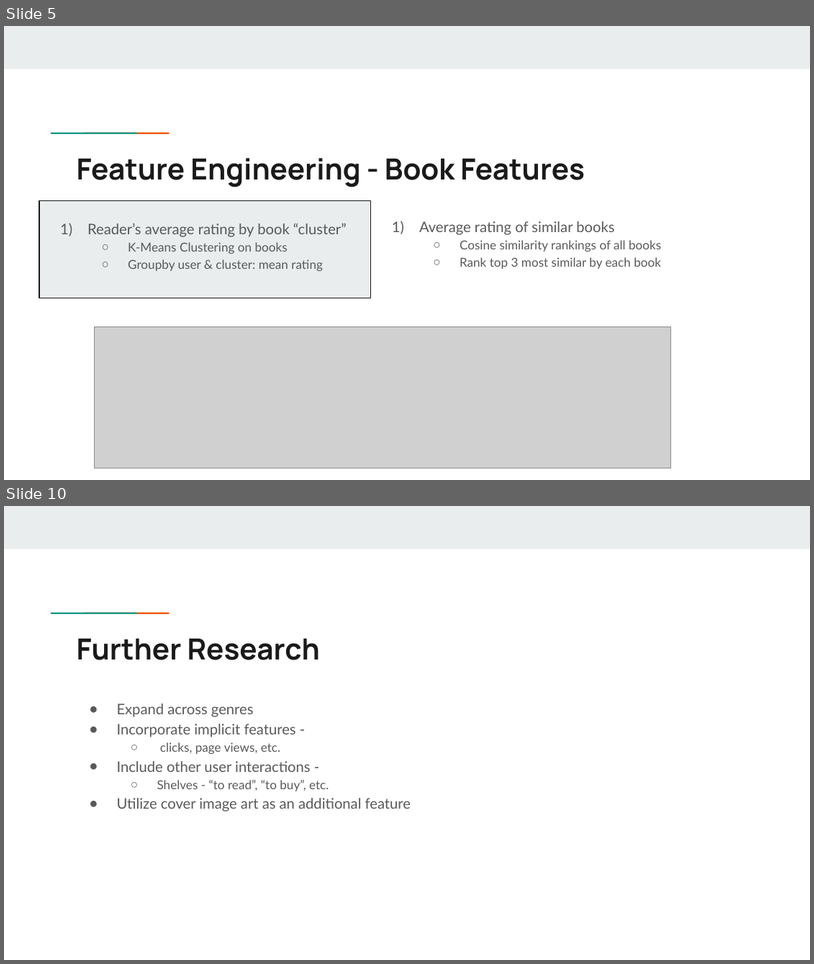
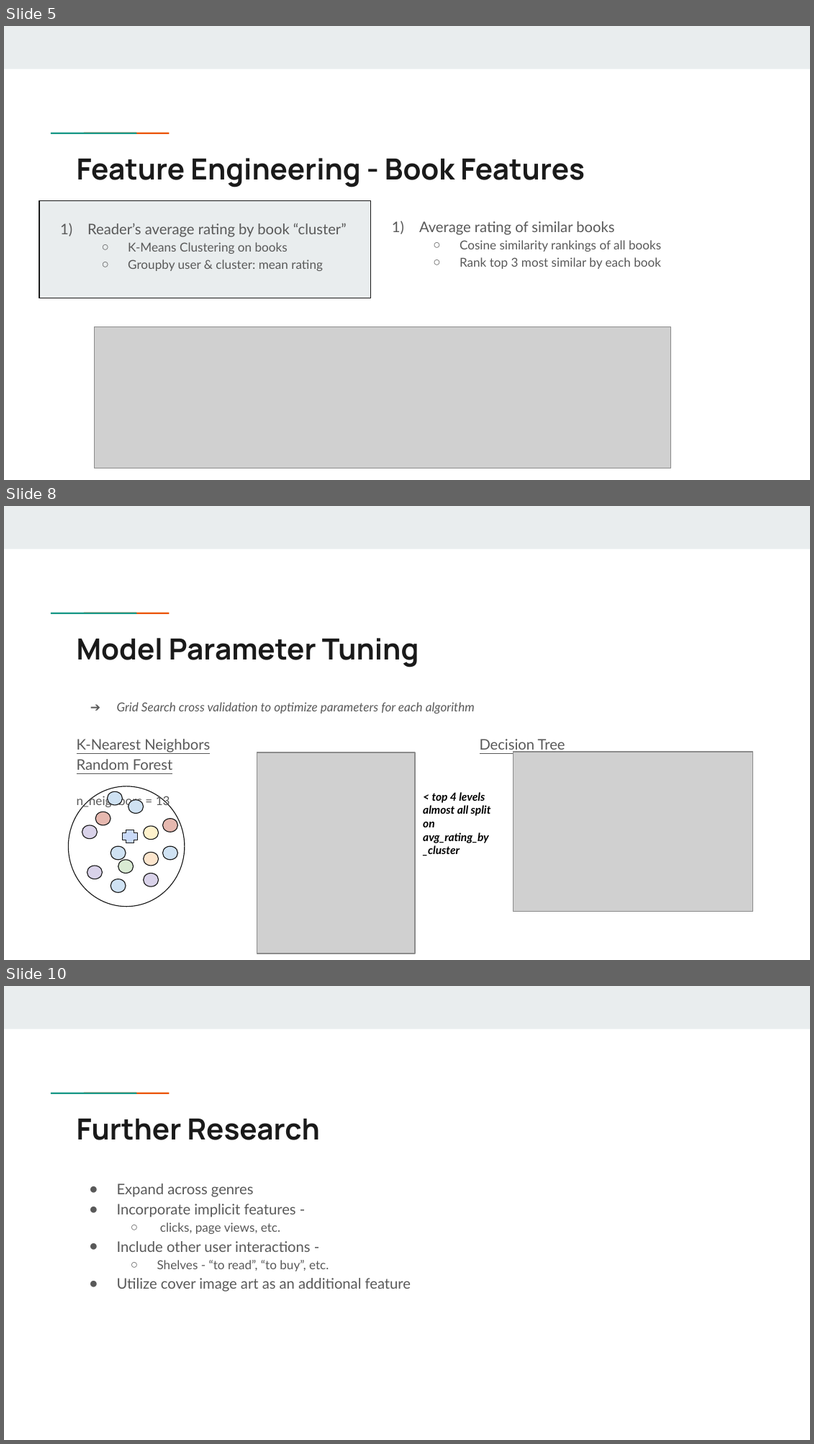
Before and after one commit to markdurrenberger/Goodreads_Book_Recommender, a slide deck: Executive_Presentation.pptx. Shown one above the other, each under a label of ours: slides 5 and 10 before the commit, slides 5, 8 and 10 after it; the slides between them are not shown. The pictures are 814x964 and 814x1444 pixels, drawn with LibreOffice and Linux fonts; fonts in the diff are those of the drawing; grey boxes stand for pictures. Boxes give left, top, right and bottom in pixels: in the first picture for what was removed or moved away, otherwise in the second. Text is boxed around its words. In the diff, an @@ line names an element or a change of style, - is before the commit and + after.

```diff
--- a/Executive_Presentation.pptx
+++ b/Executive_Presentation.pptx
@@ slide 8 added at bbox=[4, 506, 810, 960], background #FFFFFF; not listed: 3 template elements that a slide beside it also shows @@
@@ title added at bbox=[77, 638, 419, 667], 26 pt, text #1A1A1A, bold @@
+Model Parameter Tuning
@@ text added at bbox=[77, 702, 475, 808], 11 pt, text #595959, italic @@
+➔ Grid Search cross validation to optimize parameters for each algorithm
+K-Nearest Neighbors Decision Tree Random Forest
+n_neighbors = 13
@@ picture added at bbox=[257, 752, 415, 952] @@
@@ picture added at bbox=[514, 751, 753, 911] @@
@@ ellipse added at bbox=[69, 786, 185, 906], outline #1A1A1A 0.75 pt @@
@@ ellipse added at bbox=[107, 791, 123, 806], fill #CFE2F3, outline #1A1A1A 0.75 pt @@
@@ ellipse added at bbox=[128, 800, 144, 813], fill #CFE2F3, outline #1A1A1A 0.75 pt @@
@@ text added at bbox=[423, 792, 491, 856], 10 pt, text #000000, bold, italic @@
+< top 4 levels almost all split on avg_rating_by_cluster
@@ ellipse added at bbox=[82, 826, 98, 839], fill #D9D2E9, outline #1A1A1A 0.75 pt @@
@@ ellipse added at bbox=[96, 811, 111, 826], fill #E6B8AF, outline #1A1A1A 0.75 pt @@
@@ plus added at bbox=[123, 829, 138, 843], fill #C9DAF8, outline #1A1A1A 0.75 pt @@
@@ ellipse added at bbox=[144, 826, 159, 839], fill #FFF2CC, outline #1A1A1A 0.75 pt @@
@@ ellipse added at bbox=[163, 818, 178, 831], fill #E6B8AF, outline #1A1A1A 0.75 pt @@
@@ ellipse added at bbox=[111, 847, 126, 860], fill #CFE2F3, outline #1A1A1A 0.75 pt @@
@@ ellipse added at bbox=[163, 847, 178, 860], fill #CFE2F3, outline #1A1A1A 0.75 pt @@
@@ ellipse added at bbox=[87, 866, 103, 880], fill #D9D2E9, outline #1A1A1A 0.75 pt @@
@@ ellipse added at bbox=[118, 860, 134, 873], fill #D9EAD3, outline #1A1A1A 0.75 pt @@
@@ ellipse added at bbox=[144, 852, 159, 866], fill #FCE5CD, outline #1A1A1A 0.75 pt @@
@@ ellipse added at bbox=[111, 878, 126, 892], fill #CFE2F3, outline #1A1A1A 0.75 pt @@
@@ ellipse added at bbox=[144, 873, 159, 887], fill #D9D2E9, outline #1A1A1A 0.75 pt @@
```
Also in this commit, not shown: 5 slides changed, 1 other slide added, 2 slides removed.
